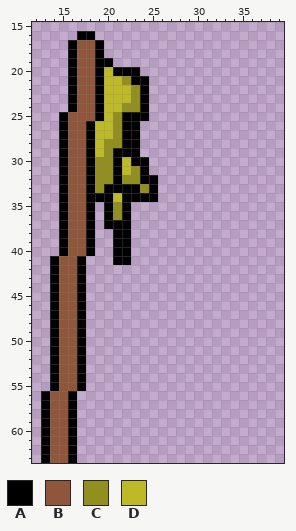
Pixel-art sprite -- Graphics/Atlases/Gameplay/Head2Head/TimeTrial/checkpoint01.png. Above, as it was before the edit.
The file is 40x64 pixels. Shown: x 12..39, y 15..63.
Palette (. is transparent): A #000000  B #8f563b  C #938f1f  D #beba27
Pixels before, first column x 13:
16 ....AA.......
17 ...ABBA......
18 ...ABBA......
19 ...ABBAA.....
20 ...ABBADAAA..
21 ...ABBADDCAA.
22 ...ABBADDDCA.
23 ...ABBADDDCA.
24 ...ABBADDCCA.
25 ..ABBBADCAAA.
26 ..ABBADDCAA..
27 ..ABBADDCAA..
28 ..ABBADCCAA..
29 ..ABBADCAAA..
30 ..ABBACCADAA.
31 ..ABBACCADCA.
32 ..ABBACCACCAA
33 ..ABBACAAAACA
34 ..ABBAAADAAAA
35 ..ABBA.ACA...
36 ..ABBA.ACA...
37 ..ABBA.AAA...
38 ..ABBA..AA...
39 ..ABBA..AA...
40 ..ABBA..AA...
41 .ABBA...AA...
42 .ABBA........
43 .ABBA........
44 .ABBA........
45 .ABBA........
46 .ABBA........
47 .ABBA........
48 .ABBA........
49 .ABBA........
50 .ABBA........
51 .ABBA........
52 .ABBA........
53 .ABBA........
54 .ABBA........
55 .ABBA........
56 ABBA.........
57 ABBA.........
58 ABBA.........
59 ABBA.........
60 ABBA.........
61 ABBA.........
62 ABBA.........
63 ABBA.........
The same view after the edit:
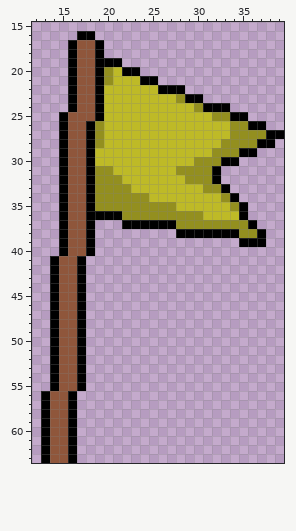
What changed:
{"y":19,"x":21,"old":".","new":"A"}
{"y":20,"x":20,"old":"DA","new":"CD"}
{"y":21,"x":20,"old":"D","new":"C"}
{"y":21,"x":22,"old":"CA","new":"DD"}
{"y":21,"x":25,"old":".","new":"A"}
{"y":22,"x":23,"old":"CA....","new":"DDDAAA"}
{"y":23,"x":23,"old":"CA......","new":"DDDDDCAA"}
{"y":24,"x":22,"old":"CCA.........","new":"DDDDDDDDCAAA"}
{"y":25,"x":21,"old":"CAAA...........","new":"DDDDDDDDDDDCCAA"}
{"y":26,"x":19,"old":"D","new":"C"}
{"y":26,"x":21,"old":"CAA..............","new":"DDDDDDDDDDDDDCCAA"}
{"y":27,"x":19,"old":"D","new":"C"}
{"y":27,"x":21,"old":"CAA................","new":"DDDDDDDDDDDDDCCCCAA"}
{"y":28,"x":19,"old":"DCCAA...............","new":"CDDDDDDDDDDDDDCCCCAA"}
{"y":29,"x":20,"old":"CAAA.............","new":"DDDDDDDDDDDDCCCAA"}
{"y":30,"x":19,"old":"CCA","new":"DDD"}
{"y":30,"x":23,"old":"AA..........","new":"DDDDDDDCCCAA"}
{"y":31,"x":21,"old":"A","new":"D"}
{"y":31,"x":23,"old":"CA........","new":"DDDDDCCCCA"}
{"y":32,"x":21,"old":"ACCAA.......","new":"CDDDDDDDCCCA"}
{"y":33,"x":20,"old":"AAAACA........","new":"CCCDDDDDDDDCCA"}
{"y":34,"x":19,"old":"AADAAAA.........","new":"CCCCCCDDDDDDDDCA"}
{"y":35,"x":19,"old":".A","new":"CC"}
{"y":35,"x":22,"old":"A.............","new":"CCCCCCDDDDDDCA"}
{"y":36,"x":19,"old":".","new":"A"}
{"y":36,"x":21,"old":"CA.............","new":"ACCCCCCCCCDDDDA"}
{"y":37,"x":20,"old":"AA","new":".."}
{"y":37,"x":23,"old":"..............","new":"AAAAACCCCCCCCA"}
{"y":38,"x":21,"old":"AA","new":".."}
{"y":38,"x":28,"old":"..........","new":"AAAAAAACCA"}
{"y":39,"x":21,"old":"AA","new":".."}
{"y":39,"x":35,"old":"...","new":"AAA"}
{"y":40,"x":21,"old":"AA","new":".."}
{"y":41,"x":21,"old":"AA","new":".."}
